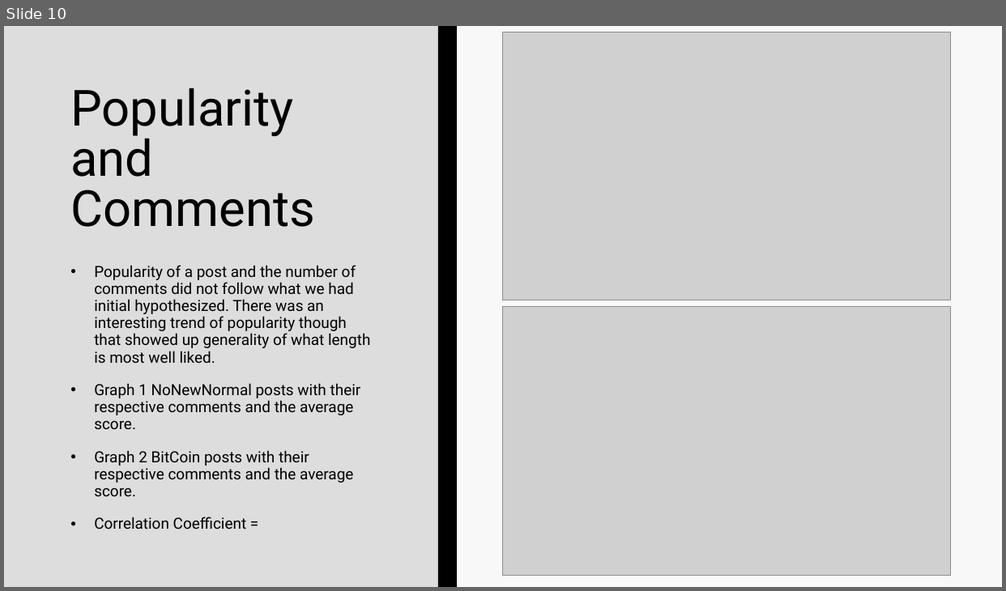
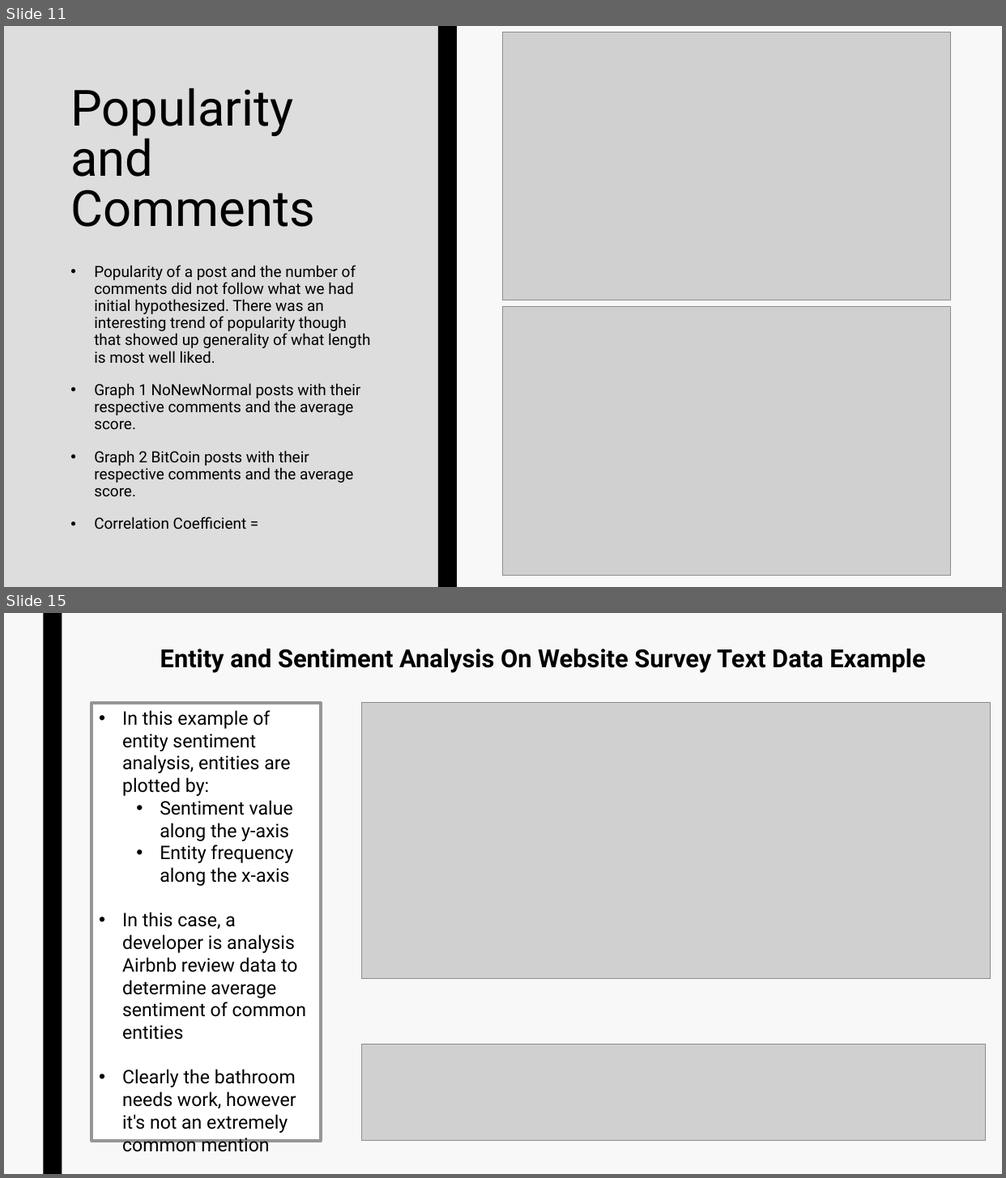
Before and after one commit to EvaTarr/CMPT412Project, a slide deck: presentation.pptx. Shown one above the other, each under a label of ours: slide 10 before the commit, slides 11 and 15 after it; the slides between them are not shown. The pictures are 1006x591 and 1006x1178 pixels, drawn with LibreOffice and Linux fonts; fonts in the diff are those of the drawing; grey boxes stand for pictures. Boxes give left, top, right and bottom in pixels: in the first picture for what was removed or moved away, otherwise in the second. Text is boxed around its words. In the diff, an @@ line names an element or a change of style, - is before the commit and + after.

```diff
--- a/presentation.pptx
+++ b/presentation.pptx
@@ slide 15 added at (4,613,1002,1174), background #F8F8F8 @@
@@ rectangle added at (43,613,62,1174), fill #000000 @@
@@ title added at (160,649,925,673), 24 pt, text #000000, bold @@
+Entity and Sentiment Analysis On Website Survey Text Data Example
@@ rectangle added at (91,703,321,1142), fill #FFFFFF, outline #969696 2.75 pt, 18 pt, text #000000 @@
+• In this example of entity sentiment analysis, entities are plotted by:
+  • Sentiment value along the y-axis
+  • Entity frequency along the x-axis
+• In this case, a developer is analysis Airbnb review data to determine average sentiment of common entities
+• Clearly the bathroom needs work, however it's not an extremely common mention
@@ picture added at (362,703,990,978) @@
@@ picture added at (362,1045,986,1142) @@
@@ what was slide 10 is now slide 11 @@
```
Also in this commit, not shown: 6 slides changed, 16 other slides added, 1 slide removed.
